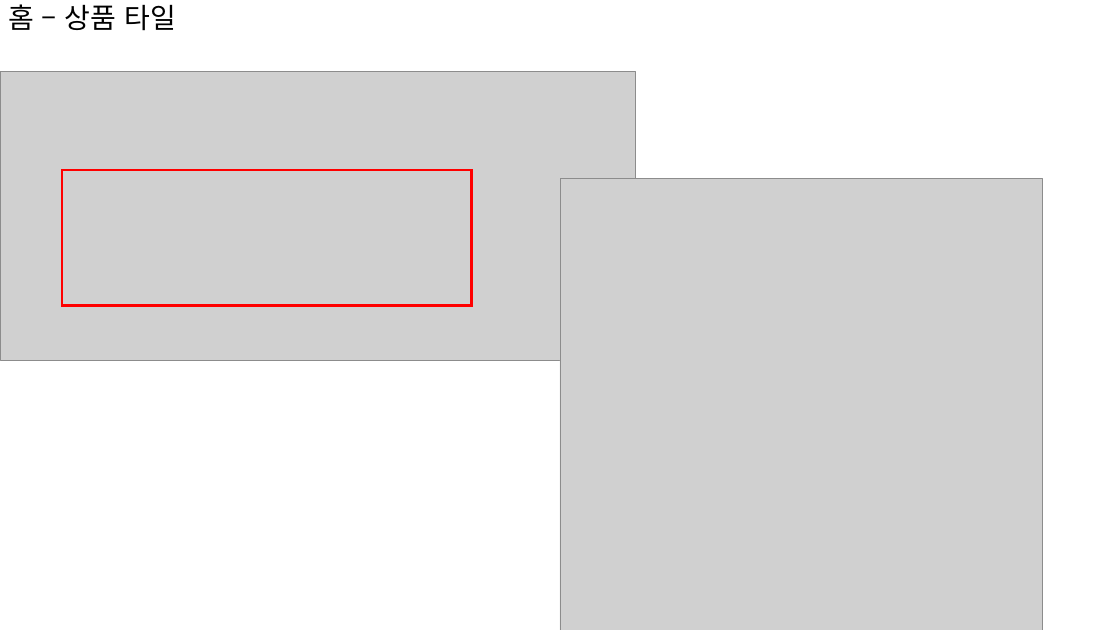
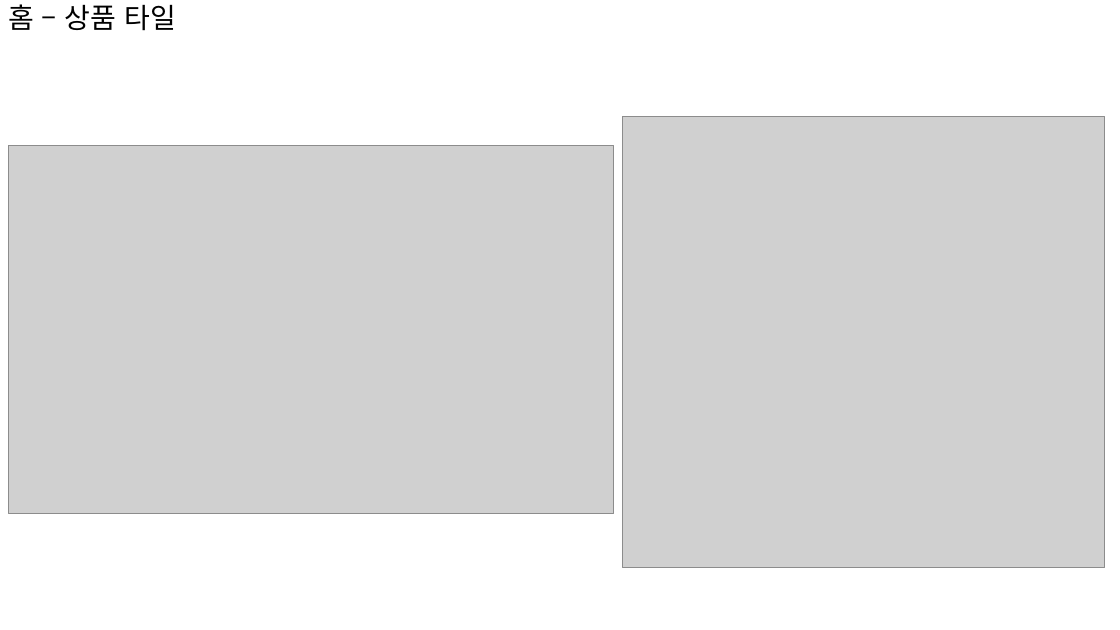
Before and after one commit to sonsungjong/react_shopping_cart, a slide deck: slide 11 of 쇼핑카트 자료.pptx (slide 10 before the commit). Drawn at 1120x630 pixels with LibreOffice and Linux fonts; fonts in the diff are those of the drawing; grey boxes stand for pictures. Boxes give left, top, right and bottom in pixels: in the first picture for what was removed or moved away, otherwise in the second. Text is boxed around its words. In the diff, an @@ line names an element or a change of style, - is before the commit and + after.

```diff
--- a/쇼핑카트 자료.pptx
+++ b/쇼핑카트 자료.pptx
@@ picture removed at <box>0,71,635,360</box> @@
@@ picture: place and size @@
-picture at <box>560,179,1043,630</box>
+picture at <box>623,117,1105,568</box>
@@ picture added at <box>8,145,613,513</box> @@
@@ rectangle removed at <box>62,170,472,306</box> @@
```
Also in this commit, not shown: 7 other slides changed, 1 slide added, 3 other files.
